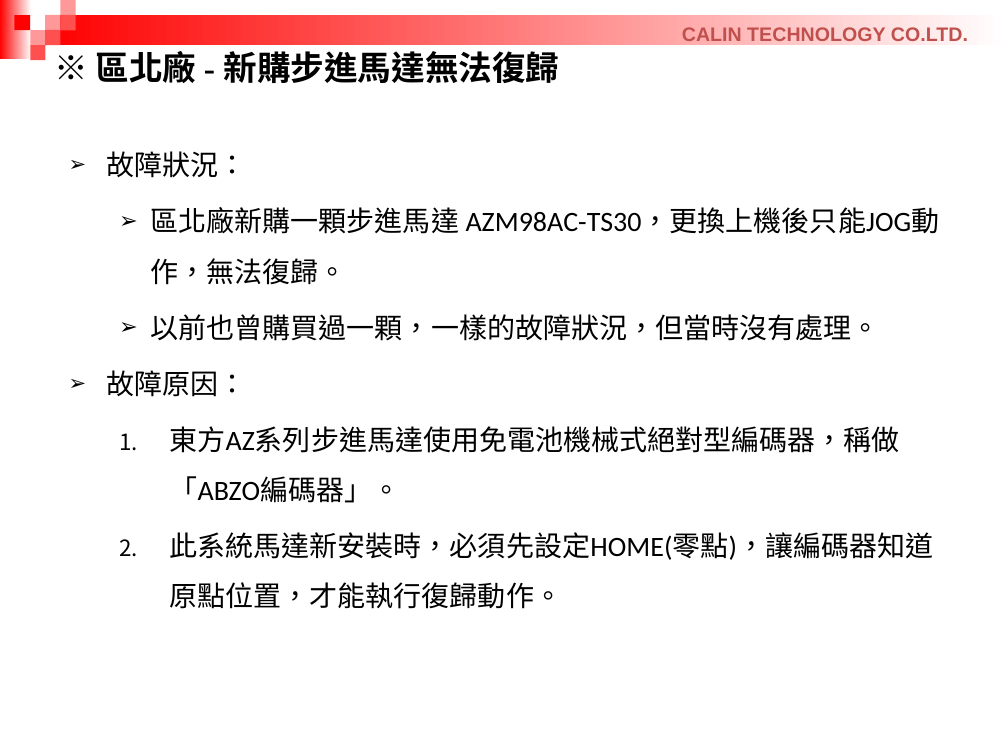
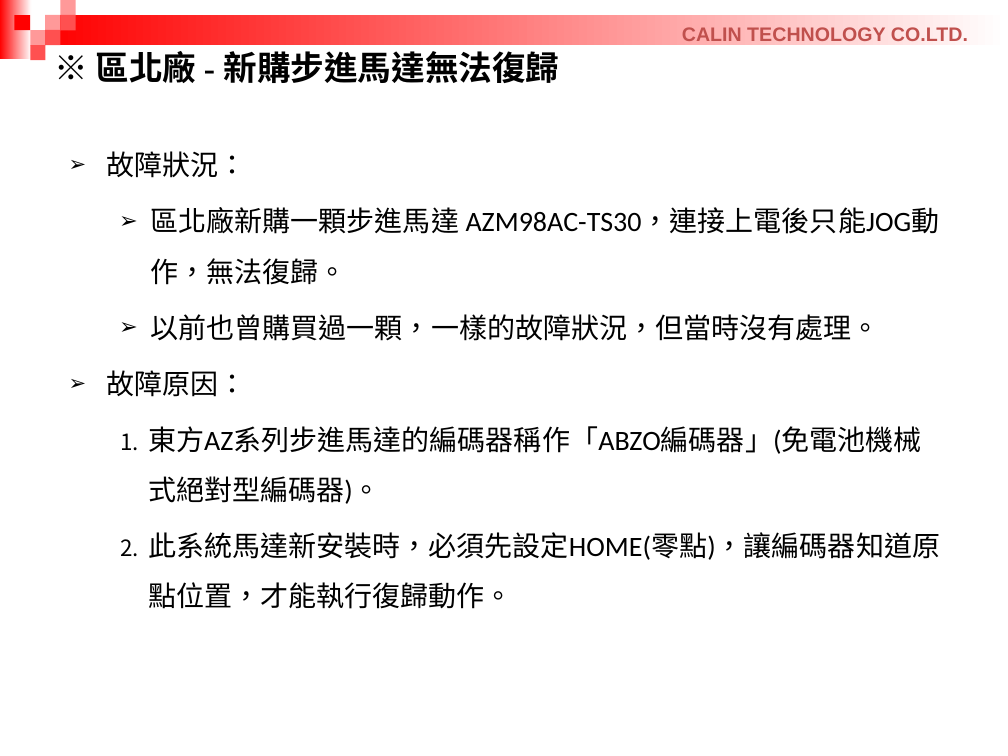
Before and after one commit to RaphWu/GitExchange, a slide deck: slide 9 of 交換/20260922/治工具設計課週報_吳仁中 20260922.pptx. Drawn at 1008x756 pixels with LibreOffice and Linux fonts; fonts in the diff are those of the drawing. Boxes give left, top, right and bottom in pixels: in the first picture for what was removed or moved away, otherwise in the second. Text is boxed around its words. In the diff, an @@ line names an element or a change of style, - is before the commit and + after.

```diff
--- a/交換/20260922/治工具設計課週報_吳仁中 20260922.pptx
+++ b/交換/20260922/治工具設計課週報_吳仁中 20260922.pptx
@@ text at (151,207,940,285): text changed @@
-  ➢ 區北廠新購一顆步進馬達 AZM98AC-TS30，更換上機後只能JOG動作，無法復歸。
+  ➢ 區北廠新購一顆步進馬達 AZM98AC-TS30，連接上電後只能JOG動作，無法復歸。
@@ text at (148,426,922,504): text changed @@
-  1. 東方AZ系列步進馬達使用免電池機械式絕對型編碼器，稱做「ABZO編碼器」。
+  1. 東方AZ系列步進馬達的編碼器稱作「ABZO編碼器」(免電池機械式絕對型編碼器)。
@@ text at (148,532,940,609): indent changed @@
```
Also in this commit, not shown: 3 other slides changed.
